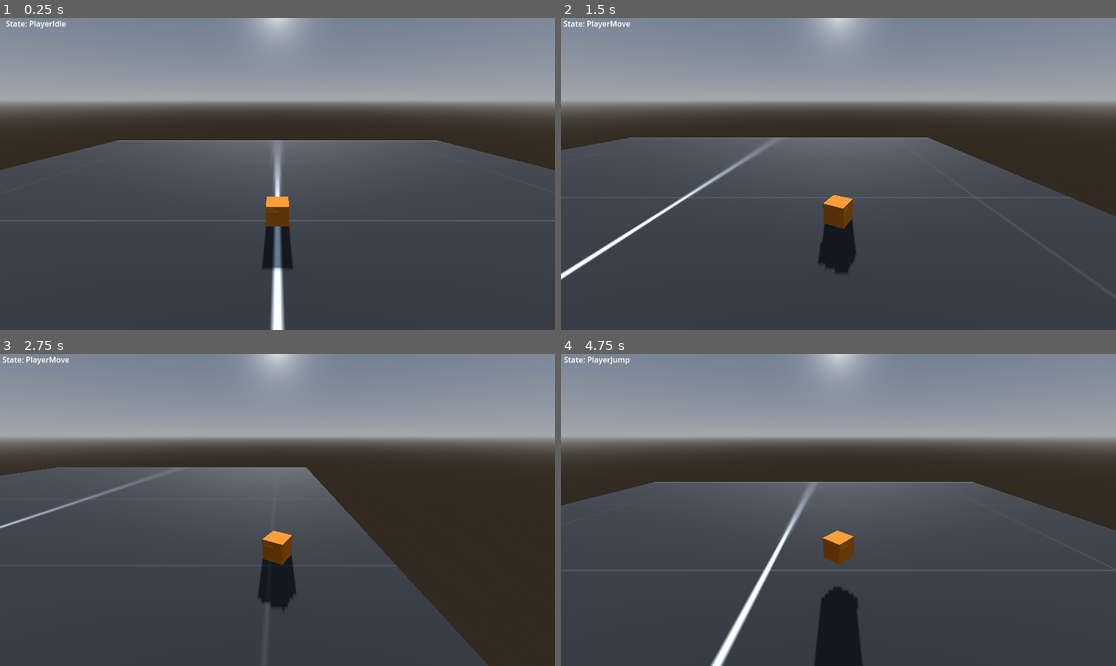
Above: before the commit, frames 1-4 (two rows, left to right).
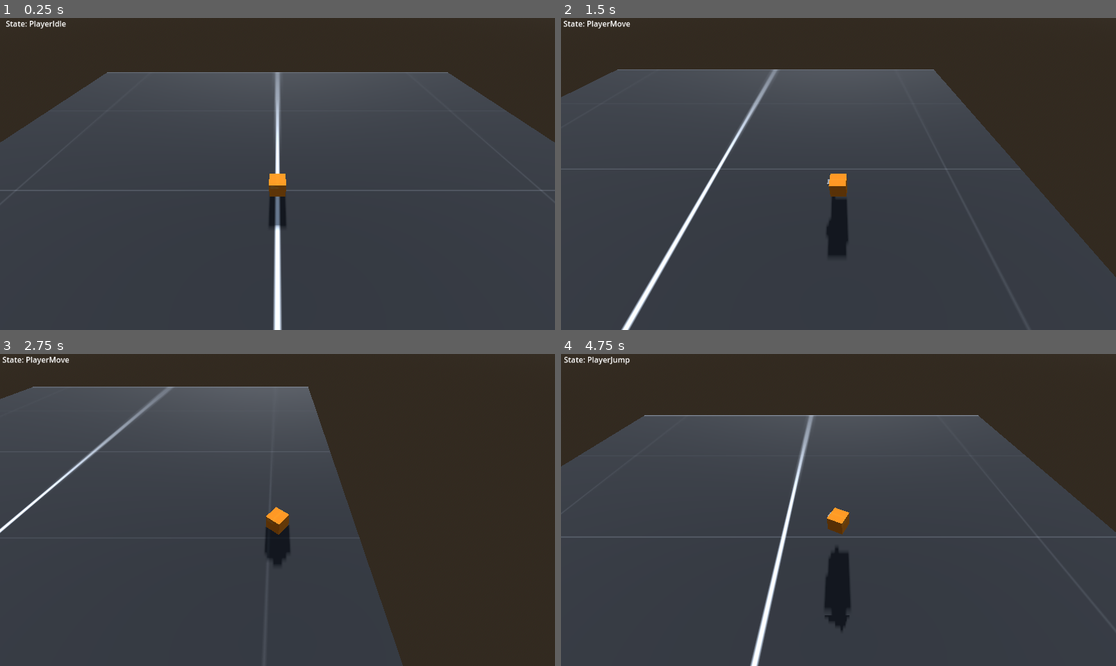
Above: after the commit, the same moments.

Repository: anqilique/2024-GameDev-Internal-Public
Game: Godot game, scene res://scenes/main.tscn
The game is run twice, just before and just after one commit, with the same random seed, the same clock (stepped at 60 frames per second) and the same inputs.
Inputs (mouse positions are in pixels of both pictures, inside the frame that each line leads up to):
- Up to frame 1 (0.25 s): no input
- Up to frame 2 (1.5 s): tap Enter (ui_accept) at 0.5, 0.77 s; move the mouse to (960, 158) at 0.52 s; hold Right (ui_right) 0.53-1.28 s; move the mouse to (727, 189) at 1.27 s; hold Down (ui_down) from 1.28 s (still down)
- Up to frame 3 (2.75 s): tap Enter (ui_accept) at 1.52 s; move the mouse to (333, 441) at 2.02 s; release Down (ui_down) at 2.03 s; hold Right (ui_right) from 2.03 s (still down)
- Up to frame 4 (4.75 s): move the mouse to (810, 572) at 2.77 s; release Right (ui_right) at 2.78 s; hold Up (ui_up) 2.78-3.53 s; tap Enter (ui_accept) at 3.02, 3.77, 4.52 s; move the mouse to (1005, 556) at 3.52 s; hold Left (ui_left) from 3.53 s (still down); move the mouse to (672, 463) at 4.27 s

The runs differ from the first frame. In frame 1, 44% of the frame differs, in the area x 0-100%, y 0-100%; in frame 2, 44%; in frame 3, 43%; in frame 4, 47%.

Commit message:
Code Clean Up and Minor Edits
Made the invisible walls lower. Cleaned up the code slightly. Changed player jump velocity.

Diff:
--- a/scenes/environment.tscn
+++ b/scenes/environment.tscn
@@ -11,10 +11,10 @@
 size = Vector3(44.3444, 0.721191, 39.3316)
 
 [sub_resource type="BoxShape3D" id="BoxShape3D_r0g6d"]
-size = Vector3(1.63181, 9.57906, 39.027)
+size = Vector3(1.63181, 5.2114, 39.027)
 
 [sub_resource type="BoxShape3D" id="BoxShape3D_afxvo"]
-size = Vector3(45.2574, 9.25534, 1.10681)
+size = Vector3(45.2574, 5.01292, 1.10681)
 
 [sub_resource type="ProceduralSkyMaterial" id="ProceduralSkyMaterial_qp2s8"]
 
@@ -41,27 +41,27 @@
 [node name="StaticBody3D2" type="StaticBody3D" parent="."]
 
 [node name="CollisionShape3D" type="CollisionShape3D" parent="StaticBody3D2"]
-transform = Transform3D(1, 0, 0, 0, 1, 0, 0, 0, 1, -21.5774, 4.42236, -0.100784)
+transform = Transform3D(1, 0, 0, 0, 1, 0, 0, 0, 1, -21.5774, 1.84122, -0.100784)
 shape = SubResource("BoxShape3D_r0g6d")
 
 [node name="StaticBody3D3" type="StaticBody3D" parent="."]
 transform = Transform3D(1, 0, 0, 0, 1, 0, 0, 0, 1, 43.9763, 0, 0)
 
 [node name="CollisionShape3D" type="CollisionShape3D" parent="StaticBody3D3"]
-transform = Transform3D(1, 0, 0, 0, 1, 0, 0, 0, 1, -21.5774, 4.42236, -0.100784)
+transform = Transform3D(1, 0, 0, 0, 1, 0, 0, 0, 1, -21.5774, 2.23853, -0.100784)
 shape = SubResource("BoxShape3D_r0g6d")
 
 [node name="StaticBody3D4" type="StaticBody3D" parent="."]
 
 [node name="CollisionShape3D" type="CollisionShape3D" parent="StaticBody3D4"]
-transform = Transform3D(1, 0, 0, 0, 1, 0, 0, 0, 1, 0.493668, 4.54948, -19.3809)
+transform = Transform3D(1, 0, 0, 0, 1, 0, 0, 0, 1, 0.493668, 2.06598, -19.3809)
 shape = SubResource("BoxShape3D_afxvo")
 
 [node name="StaticBody3D5" type="StaticBody3D" parent="."]
 transform = Transform3D(1, 0, 0, 0, 1, 0, 0, 0, 1, 0, 0, 39.3068)
 
 [node name="CollisionShape3D" type="CollisionShape3D" parent="StaticBody3D5"]
-transform = Transform3D(1, 0, 0, 0, 1, 0, 0, 0, 1, 0.493668, 4.54948, -19.3809)
+transform = Transform3D(1, 0, 0, 0, 1, 0, 0, 0, 1, 0.493668, 2.42827, -19.3809)
 shape = SubResource("BoxShape3D_afxvo")
 
 [node name="WorldEnvironment" type="WorldEnvironment" parent="."]
--- a/scenes/player.tscn
+++ b/scenes/player.tscn
@@ -33,7 +33,7 @@
 shape = SubResource("BoxShape3D_x5aay")
 
 [node name="Camera3D" type="Camera3D" parent="."]
-transform = Transform3D(1, 0, 0, 0, 0.939693, 0.34202, 0, -0.34202, 0.939693, -4.34436e-07, 4.76806, 8.14876)
+transform = Transform3D(1, 0, 0, 0, 0.690049, 0.723762, 0, -0.723762, 0.690049, -4.34436e-07, 9.52555, 8.14876)
 current = true
 far = 100.0
 
--- a/scripts/states/player_idle.gd
+++ b/scripts/states/player_idle.gd
@@ -1,7 +1,6 @@
 extends State
 class_name PlayerIdle
 
-const JUMP_VELOCITY = 4.5
 var player
 
 func _ready():
--- a/scripts/states/player_jump.gd
+++ b/scripts/states/player_jump.gd
@@ -1,7 +1,7 @@
 extends State
 class_name PlayerJump
 
-const JUMP_VELOCITY = 4.5
+const JUMP_VELOCITY = 5
 const JUMP_MAX_COUNT = 2
 
 var jump_count = 0
--- a/scripts/states/player_move.gd
+++ b/scripts/states/player_move.gd
@@ -2,7 +2,6 @@
 class_name PlayerMove
 
 const SPEED = 12.0
-const JUMP_VELOCITY = 6.0
 
 var player
 
